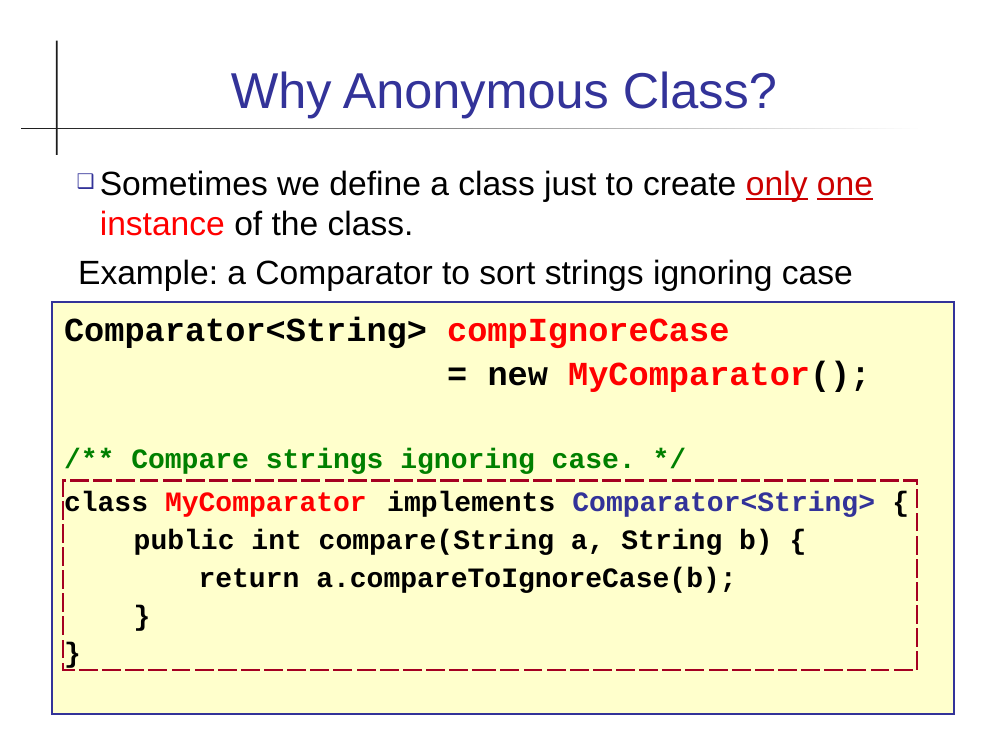
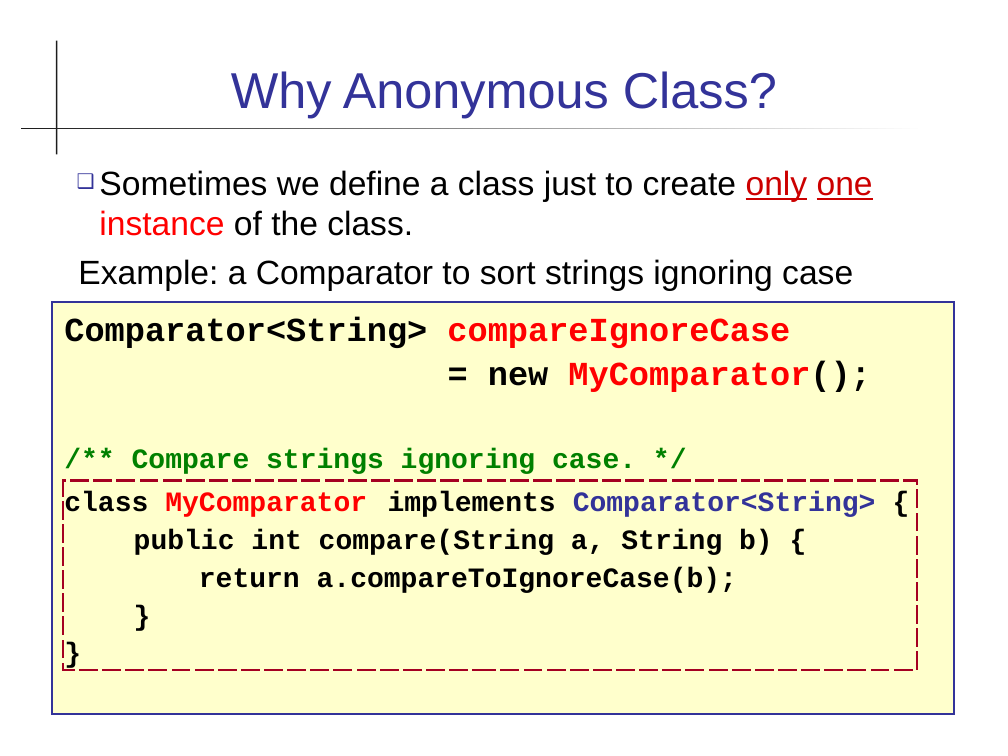
Before and after one commit to skeoop/skeoop.github.io, a slide deck: slide 2 of java-intermed/Anonymous-Class.ppt. Drawn at 1008x756 pixels with LibreOffice and Linux fonts; fonts in the diff are those of the drawing. Boxes give left, top, right and bottom in pixels: in the first picture for what was removed or moved away, otherwise in the second. Text is boxed around its words. In the diff, an @@ line names an element or a change of style, - is before the commit and + after.

Commit message:
update Method Reference, Streams, Anonymous Class

```diff
--- a/java-intermed/Anonymous-Class.ppt
+++ b/java-intermed/Anonymous-Class.ppt
@@ text in rectangle at box(64, 316, 790, 348): text changed @@
-Comparator<String> compIgnoreCase
+Comparator<String> compareIgnoreCase
@@ text in rectangle at box(64, 361, 876, 593): indent changed @@
```
Also in this commit, not shown: 7 other slides changed, 1 slide added, 4 slides removed, 13 other files.
